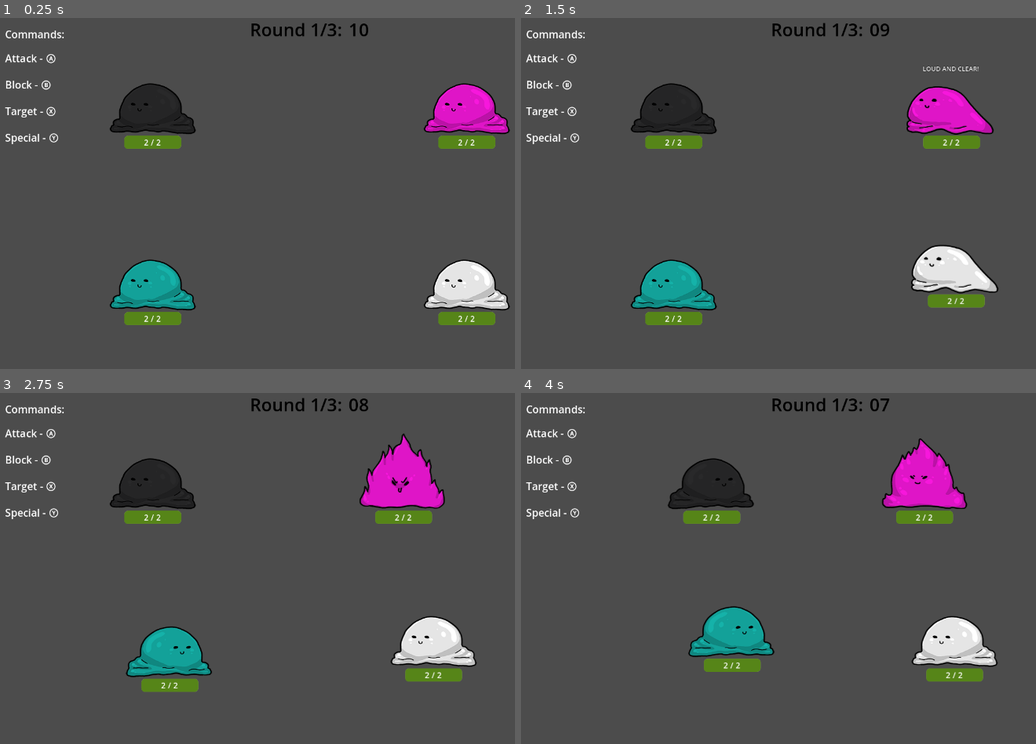
Above: before the commit, frames 1-4 (two rows, left to right).
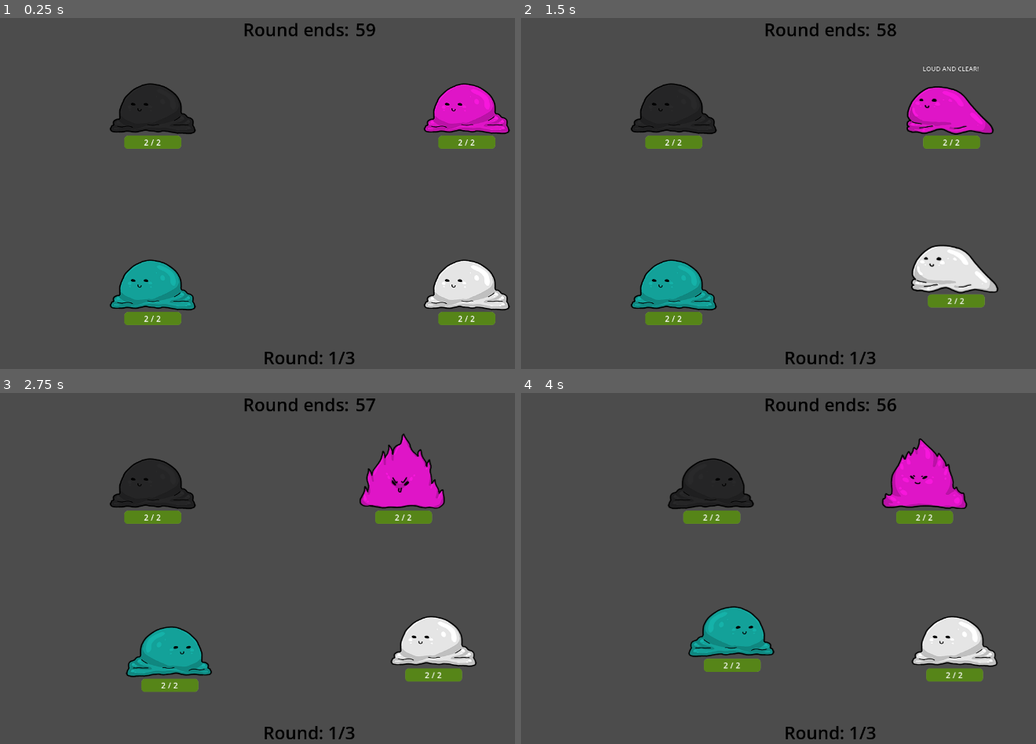
Above: after the commit, the same moments.

Repository: Galitie/mini-tyler-games
Game: Godot game, scene res://tylermon/tylermon.tscn
Same seed, same stepped clock (60 frames per second), same inputs: the game is played once before the commit and once after it. This scene is started directly instead of the project's main scene.
Inputs (mouse positions are in pixels of both pictures, inside the frame that each line leads up to):
- Up to frame 1 (0.25 s): no input
- Up to frame 2 (1.5 s): tap Enter (start) at 0.5 s; move the mouse to (969, 175) at 0.52 s; hold Right (move_piece_right) from 0.53 s (still down); tap B (tylermon_block) at 0.6 s; tap Space (jump) at 0.77 s; tap Y (tylermon_special) at 0.8, 1.35 s; move the mouse to (706, 211) at 1.27 s
- Up to frame 3 (2.75 s): tap Space (jump) at 1.52 s; tap X (tylermon_target) at 1.55, 2.1 s; move the mouse to (370, 491) at 2.02 s; release Right (move_piece_right) at 2.03 s; hold A (move_left) from 2.03 s (still down); tap B (tylermon_block) at 2.3 s
- Up to frame 4 (4 s): move the mouse to (799, 638) at 2.77 s; release A (move_left) at 2.78 s; hold Right (move_piece_right) from 2.78 s (still down); tap Enter (start) at 2.85 s; tap Space (jump) at 3.02, 3.77 s; tap Y (tylermon_special) at 3.05 s; move the mouse to (1020, 621) at 3.52 s; tap B (tylermon_block) at 3.6 s; tap X (tylermon_target) at 3.8 s

The runs differ from the first frame. In frame 1, 1.2% of the frame differs, in the area x 0-73%, y 1-99%; in frame 2, 1.2%; in frame 3, 1.2%; in frame 4, 1.2%.

Commit message:
Added round label to bottom ofscreen

Diff:
--- a/tylermon/mon.gd
+++ b/tylermon/mon.gd
@@ -68,7 +68,7 @@
 
 func _ready():
 	phrase.text = ""
-	get_parent().connect("send_command", get_command)
+	#get_parent().connect("send_command", get_command)
 	sprite.modulate = custom_color
 	get_parent().get_parent().connect("upgraded", upgrade_react)
 
@@ -252,16 +252,12 @@
 
 func damage(mon, modifier: int, effect):
 	var damage = mon.strength * .65
-	print("damage before mod: ", damage, ", current strength: ", mon.strength)
 	damage = damage + (modifier * .65)
-	print("damage after mod: ", damage)
 	if mon.current_state == State.SPECIAL_ATTACK:
 		damage += (mon.strength * .15)
-		print ("damage after special: ", damage)
 	if damage <= 1:
 		damage = 1
 	damage = round(damage)
-	print("final damage amount: ", damage)
 	if effect == "super":
 		damage_label.text = str(damage) + "!!!"
 	elif effect == "not":
@@ -349,12 +345,12 @@
 		position = position.move_toward(destination, speed * delta)
 
 
-func get_command(command, player_index):
-	var player = get_parent().name
-	if player.split("player")[1] == str(player_index):
-		print("mon", player_index + 1, " recieved command ", State.keys()[command])
-		current_player_command = command
-	command_thought(command)
+#func get_command(command, player_index):
+	#var player = get_parent().name
+	#if player.split("player")[1] == str(player_index):
+		#print("mon", player_index + 1, " recieved command ", State.keys()[command])
+		#current_player_command = command
+	#command_thought(command)
 
 
 func _on_attack_timer_timeout():
--- a/tylermon/player.gd
+++ b/tylermon/player.gd
@@ -9,7 +9,6 @@
 
 const STATE = preload("res://tylermon/mon.gd")
 
-signal send_command(command, player)
 
 func _ready():
 	set_mon()
@@ -17,20 +16,7 @@
 
 
 func _process(_delta):
-	if fight_mode:
-		if Input.is_joy_button_pressed(player_index,JOY_BUTTON_A):
-			if Input.is_action_just_pressed("tylermon_attack"):
-				emit_signal("send_command", STATE.State.BASIC_ATTACK, player_index)
-		if Input.is_joy_button_pressed(player_index,JOY_BUTTON_B):
-			if Input.is_action_just_pressed("tylermon_block"):
-				emit_signal("send_command", STATE.State.BLOCK, player_index)
-		if Input.is_joy_button_pressed(player_index,JOY_BUTTON_Y):
-			if Input.is_action_just_pressed("tylermon_special"):
-				emit_signal("send_command", STATE.State.CHARGE_UP, player_index)
-		if Input.is_joy_button_pressed(player_index,JOY_BUTTON_X):
-			if Input.is_action_just_pressed("tylermon_target"):
-				emit_signal("send_command", STATE.State.TARGET_AND_GO, player_index)
-	else:
+	if !fight_mode:
 		if Input.is_joy_button_pressed(player_index,JOY_BUTTON_A):
 			if Input.is_action_just_pressed("tylermon_accept"):
 				print("player ", player_index, " pressed X")
--- a/tylermon/tylermon.gd
+++ b/tylermon/tylermon.gd
@@ -25,7 +25,8 @@
 
 func _ready():
 	fight_time = true
-	countdown_label.text = "Round " + str(current_round) + "/" + str(max_rounds) +  ": "
+	countdown_label.text = "Round ends: "
+	$round_ui/margin/seperator/label.text = "Round: " + str(current_round) + "/" + str(max_rounds)
 	round_timer.start(fight_length)
 	call_and_switch_modes()
 	var mons = get_tree().get_nodes_in_group("mons")
@@ -60,7 +61,7 @@
 		upgrade_menu.visible = true
 		command_ui.visible = false
 		knocked_out_mons = 0
-		countdown_label.text = "Add 3 points to stats:"
+		countdown_label.text = "Add 3 points to stats: "
 		round_timer.start(upgrade_length)
 	else:
 		fight_time = true
@@ -68,7 +69,8 @@
 		upgrade_menu.visible = false
 		command_ui.visible = true
 		call_and_switch_modes()
-		countdown_label.text = "Round " + str(current_round) + "/" + str(max_rounds) +  ": "
+		countdown_label.text = "Round ends:"
+		$round_ui/margin/seperator/label.text = "Round: " + str(current_round) + "/" + str(max_rounds)
 		round_timer.start(fight_length)
 
 
@@ -114,9 +116,7 @@
 
 
 func _add_knocked_out_mon():
-	print("got signal for knocked out mon")
 	knocked_out_mons += 1
-	print("current total: ", knocked_out_mons)
 
 
 func call_and_switch_modes():
--- a/tylermon/tylermon.tscn
+++ b/tylermon/tylermon.tscn
@@ -10,7 +10,7 @@
 
 [node name="tylermon" type="Node2D"]
 script = ExtResource("1_66guv")
-fight_length = 11
+fight_length = 60
 upgrade_length = 60
 max_rounds = 3
 
@@ -52,6 +52,34 @@
 theme_override_colors/font_color = Color(0, 0, 0, 1)
 theme_override_font_sizes/font_size = 36
 text = "30"
+
+[node name="round_ui" type="Control" parent="."]
+custom_minimum_size = Vector2(1280, 720)
+layout_mode = 3
+anchors_preset = 0
+offset_right = 1280.0
+offset_bottom = 720.0
+mouse_filter = 2
+
+[node name="margin" type="MarginContainer" parent="round_ui"]
+layout_mode = 1
+anchors_preset = 12
+anchor_top = 1.0
+anchor_right = 1.0
+anchor_bottom = 1.0
+offset_top = -50.0
+grow_horizontal = 2
+grow_vertical = 0
+
+[node name="seperator" type="HBoxContainer" parent="round_ui/margin"]
+layout_mode = 2
+alignment = 1
+
+[node name="label" type="Label" parent="round_ui/margin/seperator"]
+layout_mode = 2
+theme_override_colors/font_color = Color(0, 0, 0, 1)
+theme_override_font_sizes/font_size = 36
+text = "Round: "
 
 [node name="upgrade_ui" type="Control" parent="."]
 visible = false
@@ -122,6 +150,7 @@
 custom_color = Color(1, 1, 1, 1)
 
 [node name="command_ui" type="Control" parent="."]
+visible = false
 custom_minimum_size = Vector2(1280, 720)
 layout_mode = 3
 anchors_preset = 0
